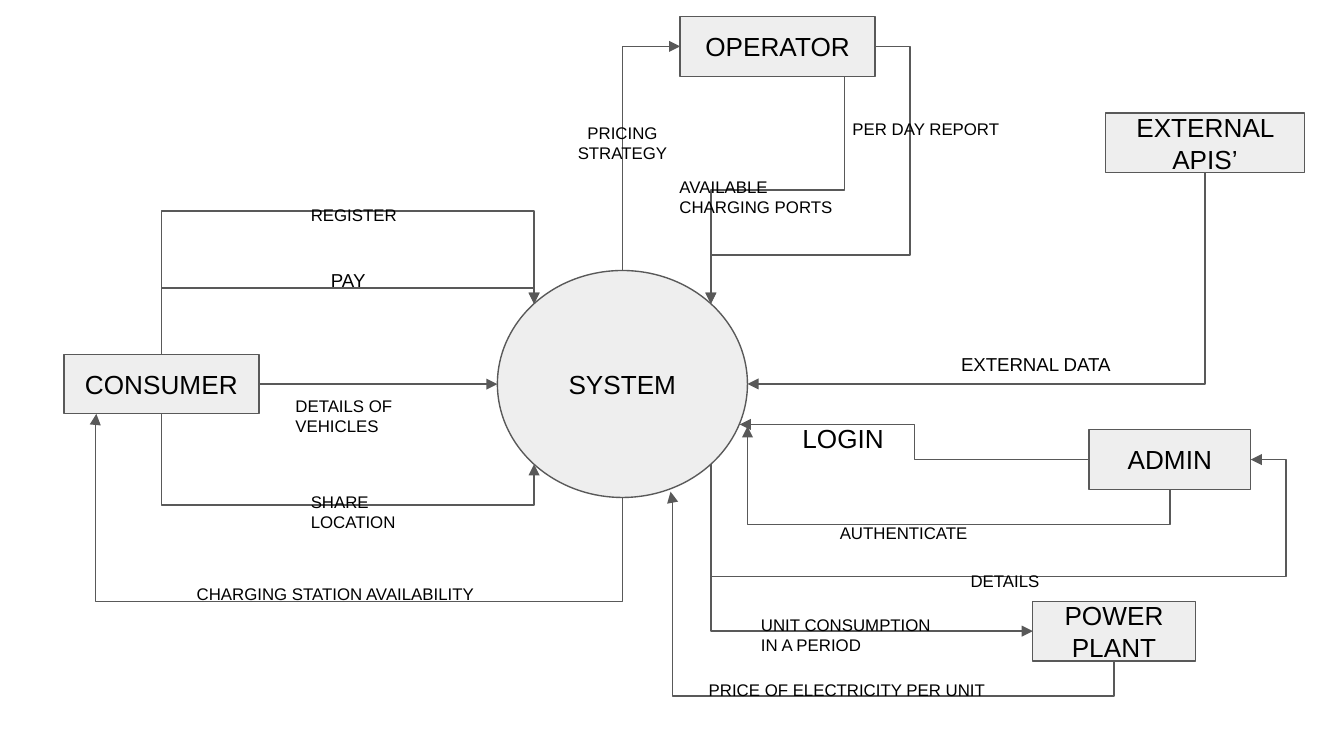
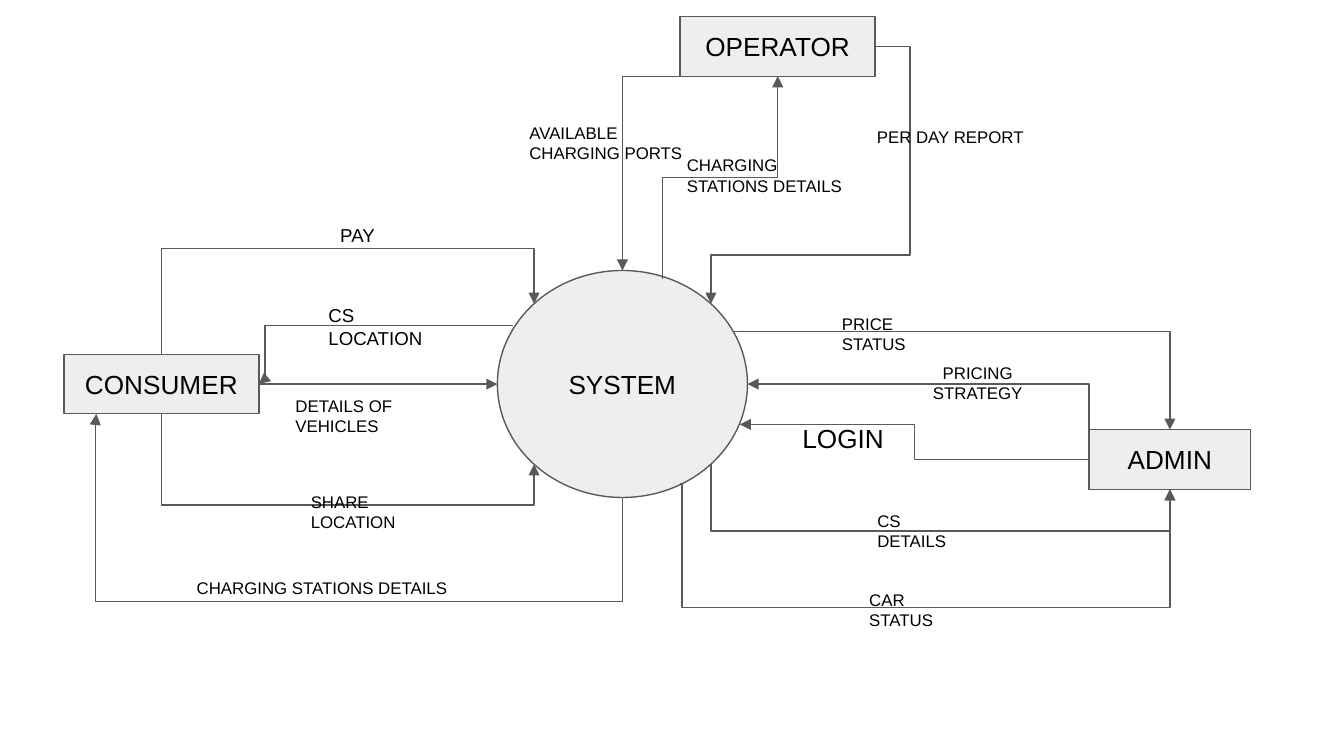
Before and after one commit to debopriyodjghosh/EV-dynamic-pricing, a slide deck: slide 1 of Documentation/DFD of EV DYNAMIC PRICING.pptx. Drawn at 1344x756 pixels with LibreOffice and Linux fonts; fonts in the diff are those of the drawing. Boxes give left, top, right and bottom in pixels: in the first picture for what was removed or moved away, otherwise in the second. Text is boxed around its words. In the diff, an @@ line names an element or a change of style, - is before the commit and + after.

```diff
--- a/Documentation/DFD of EV DYNAMIC PRICING.pptx
+++ b/Documentation/DFD of EV DYNAMIC PRICING.pptx
@@ elbow arrow moved from (844, 77) - (711, 304) to (844, 77) - (622, 270) @@
@@ elbow arrow moved from (680, 47) - (622, 270) to (663, 280) - (778, 77) @@
@@ elbow arrow (663, 280) - (778, 77): arrowheads changed @@
@@ text "AVAILABLE CHARGING PORTS" rewrapped from <box>679,181,833,218</box> to <box>529,127,683,159</box> @@
@@ text "PER DAY REPORT": place and size @@
-text "PER DAY REPORT" at <box>852,122,999,140</box>
+text "PER DAY REPORT" at <box>877,129,1024,147</box>
@@ rectangle removed at <box>1106,113,1305,172</box> @@
-EXTERNAL APIS’
@@ text added at <box>687,158,842,192</box>, 9 pt, text #000000 @@
+CHARGING STATIONS DETAILS
@@ elbow arrow removed from (1206, 172) to (747, 384) @@
@@ text removed at <box>311,209,397,221</box> @@
-REGISTER
@@ text "PAY": place and size @@
-text "PAY" at <box>331,274,365,289</box>
+text "PAY" at <box>340,229,374,242</box>
@@ elbow arrow (161, 355) - (534, 304): route changed @@
@@ elbow arrow moved from (161, 355) - (534, 304) to (259, 384) - (512, 325) @@
@@ elbow arrow (259, 384) - (512, 325): arrowheads changed @@
@@ text added at <box>328,309,422,346</box>, 10 pt, text #000000 @@
+CS LOCATION
@@ text added at <box>842,318,906,350</box>, 9 pt, text #000000 @@
+PRICE STATUS
@@ elbow arrow moved from (1169, 489) - (747, 426) to (734, 332) - (1169, 430) @@
@@ text "PRICING STRATEGY" rewrapped from <box>578,125,667,163</box> to <box>933,367,1022,399</box> @@
@@ text removed at <box>961,358,1111,371</box> @@
-EXTERNAL DATA
@@ elbow arrow added from (1089, 460) to (747, 384), #595959 0.75 pt @@
@@ elbow arrow moved from (711, 464) - (1251, 460) to (711, 464) - (1169, 489) @@
@@ elbow arrow removed from (1114, 661) to (671, 492) @@
@@ elbow arrow moved from (711, 464) - (1032, 632) to (680, 484) - (1169, 489) @@
@@ text removed at <box>840,527,968,539</box> @@
-AUTHENTICATE
@@ text at <box>877,515,946,547</box>: text changed @@
-DETAILS
+CS DETAILS
@@ text at <box>197,582,447,594</box>: text changed @@
-CHARGING STATION AVAILABILITY
+CHARGING STATIONS DETAILS
@@ text added at <box>869,594,933,626</box>, 9 pt, text #000000 @@
+CAR STATUS
@@ text removed at <box>761,619,931,651</box> @@
-UNIT CONSUMPTION IN A PERIOD
@@ rectangle removed at <box>1032,601,1195,660</box> @@
-POWER PLANT
@@ text removed at <box>709,684,985,697</box> @@
-PRICE OF ELECTRICITY PER UNIT
```
Also in this commit, not shown: 4 other files.
